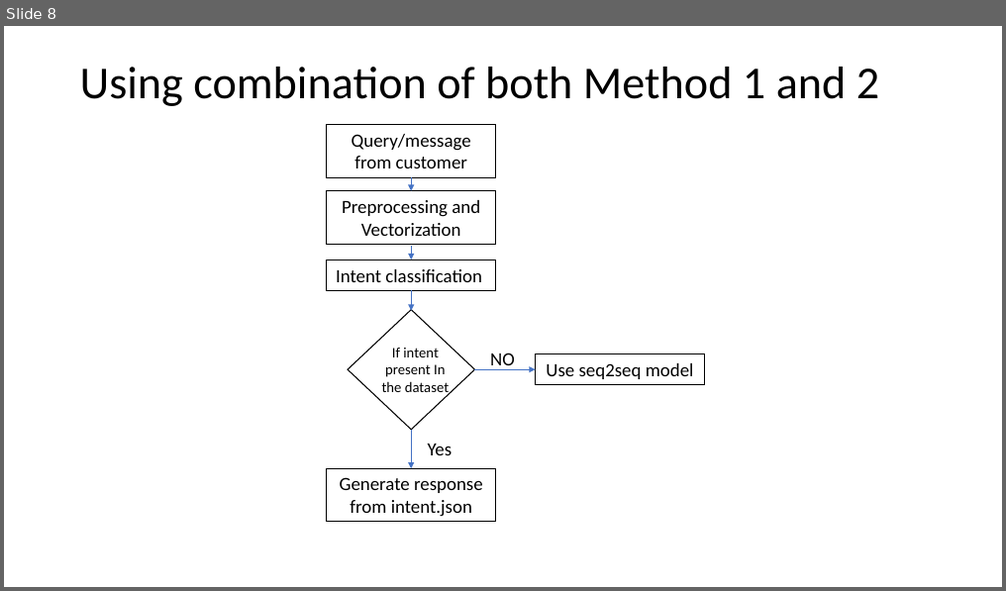
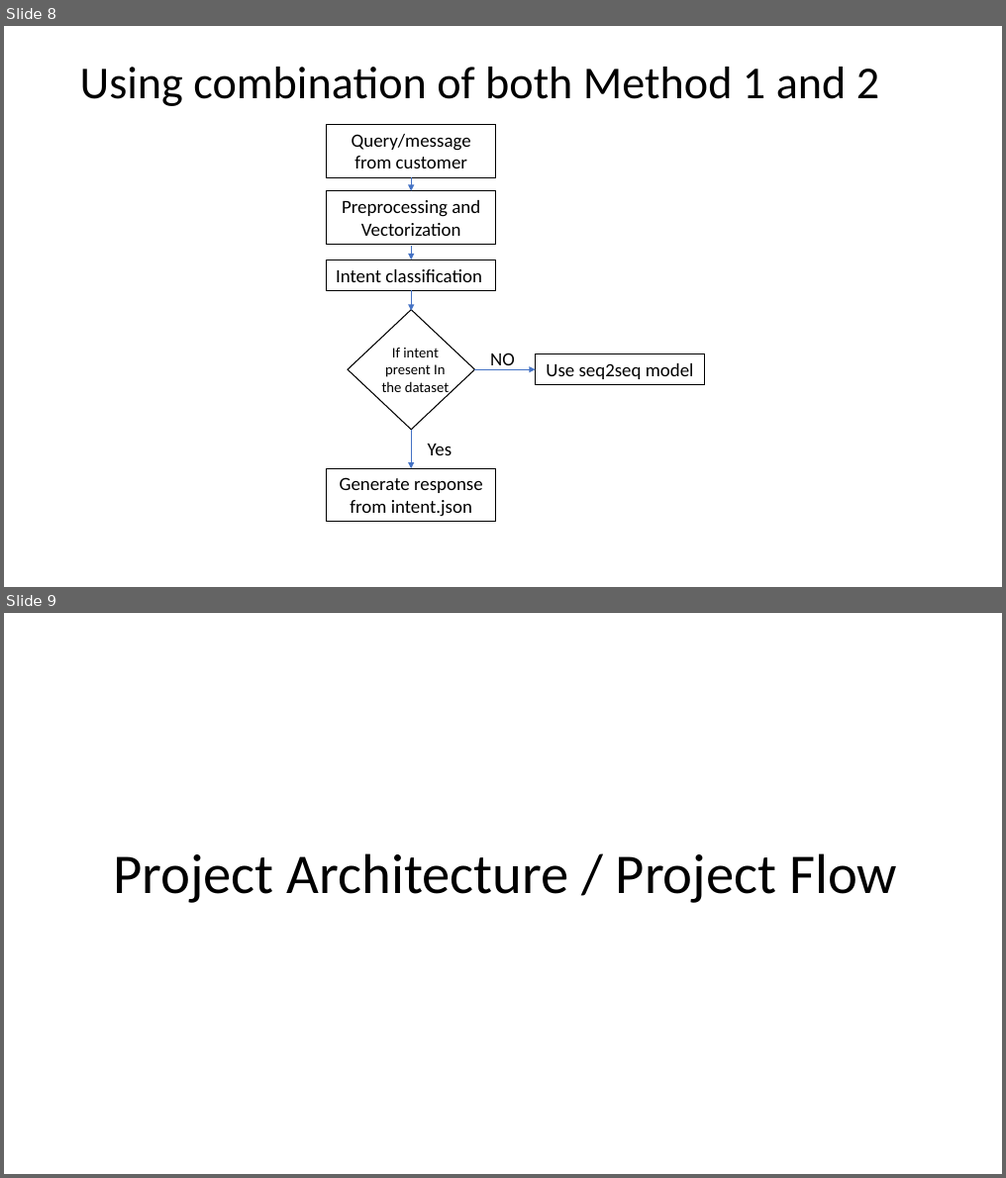
Before and after one commit to Pradnya1208/Intent-classification-based-food-delivery-chatbot, a slide deck: Research/Food Delivery Chatbot.pptx. Shown one above the other, each under a label of ours: slide 8 before the commit, slides 8 and 9 after it. The pictures are 1006x591 and 1006x1178 pixels, drawn with LibreOffice and Linux fonts; fonts in the diff are those of the drawing. Boxes give left, top, right and bottom in pixels: in the first picture for what was removed or moved away, otherwise in the second. Text is boxed around its words. In the diff, an @@ line names an element or a change of style, - is before the commit and + after.

```diff
--- a/Research/Food Delivery Chatbot.pptx
+++ b/Research/Food Delivery Chatbot.pptx
@@ slide 9 added at (4,613,1002,1174), background #FFFFFF @@
@@ text added at (113,854,897,903), 54 pt, text #000000 @@
+Project Architecture / Project Flow
```
Also in this commit, not shown: 1 slide changed, 4 other slides added.
